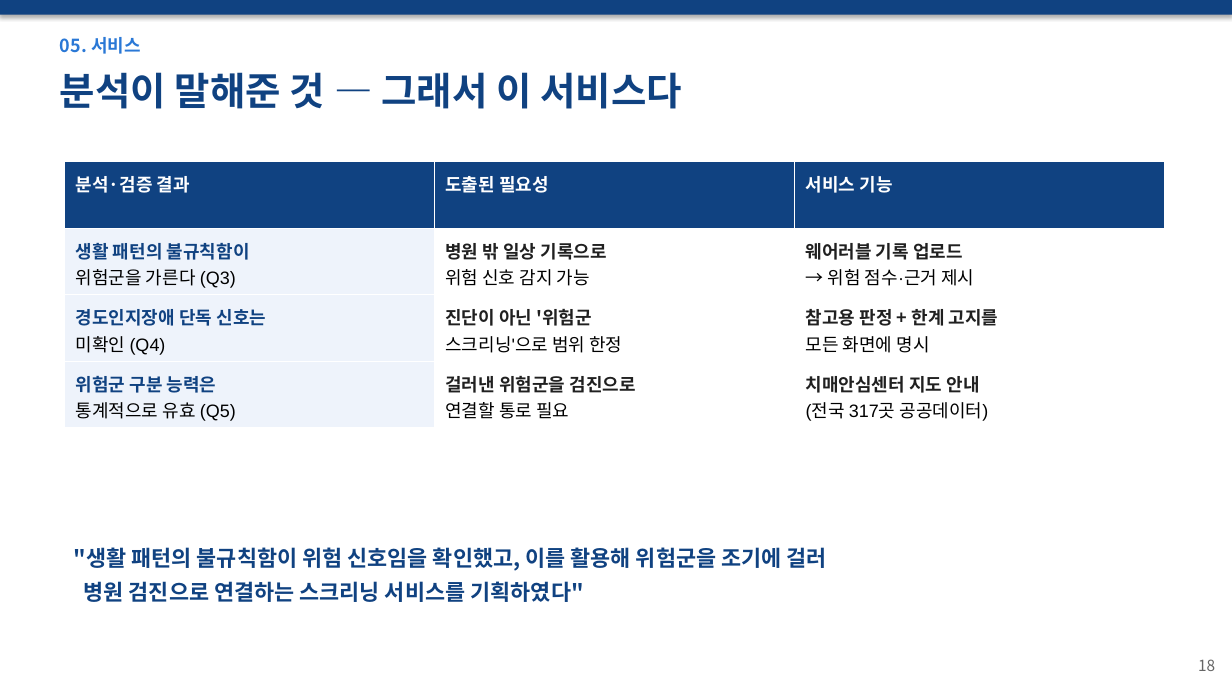
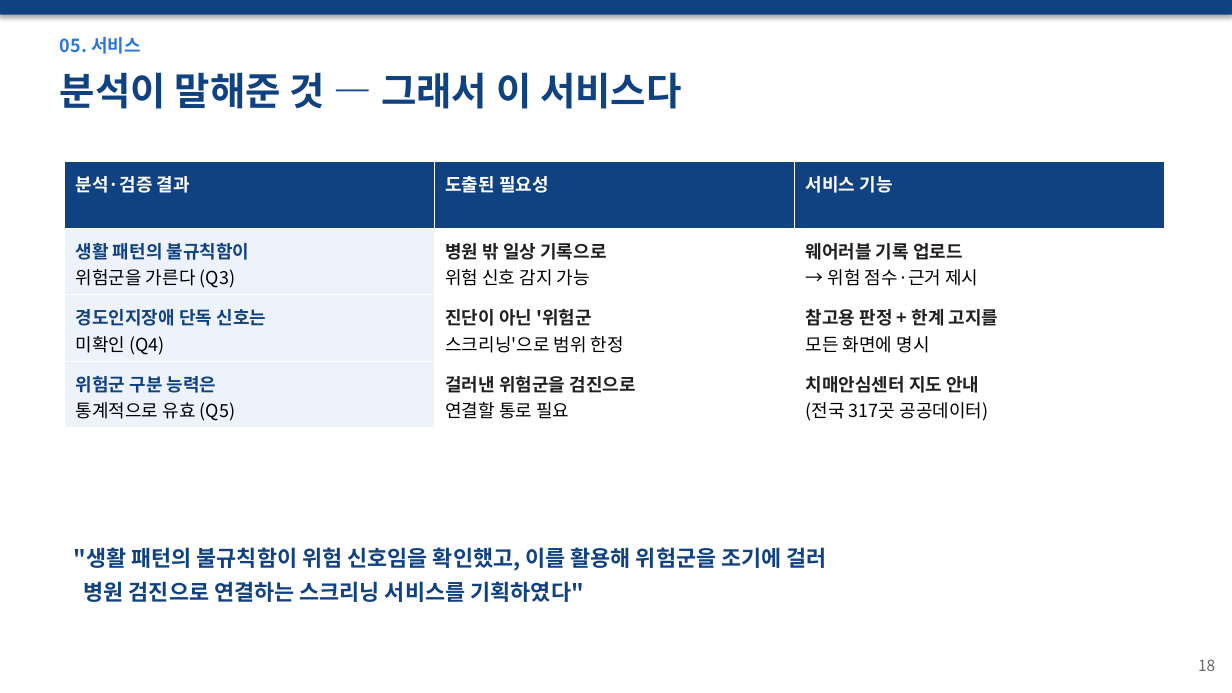
Before and after one commit to wpalswpa/dementia-screening, a slide deck: slide 18 of 발표자료_최종본_v6.pptx. Drawn at 1232x693 pixels with LibreOffice and Linux fonts; fonts in the diff are those of the drawing. Boxes give left, top, right and bottom in pixels: in the first picture for what was removed or moved away, otherwise in the second. Text is boxed around its words. In the diff, an @@ line names an element or a change of style, - is before the commit and + after.

```diff
--- a/발표자료_최종본_v6.pptx
+++ b/발표자료_최종본_v6.pptx
@@ table at [65, 162, 1165, 428] @@
@@ font Arial to Noto Sans CJK KR in "위험군을 가른다 (Q3)", "위험 신호 감지 가능", "→ 위험 점수·근거 제시", "미확인 (Q4)" and 5 more places @@
```
Also in this commit, not shown: 4 other slides changed.
